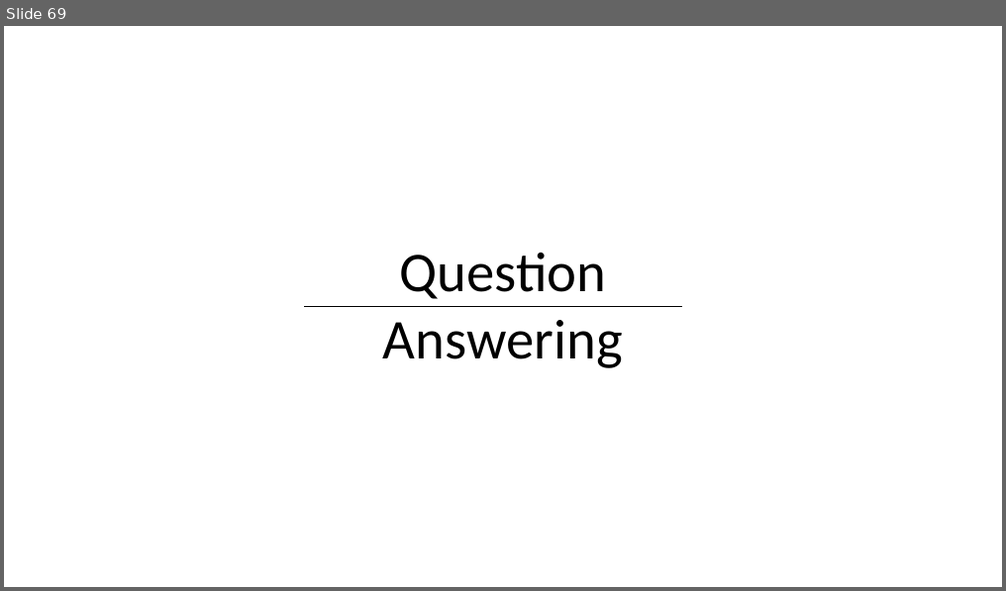
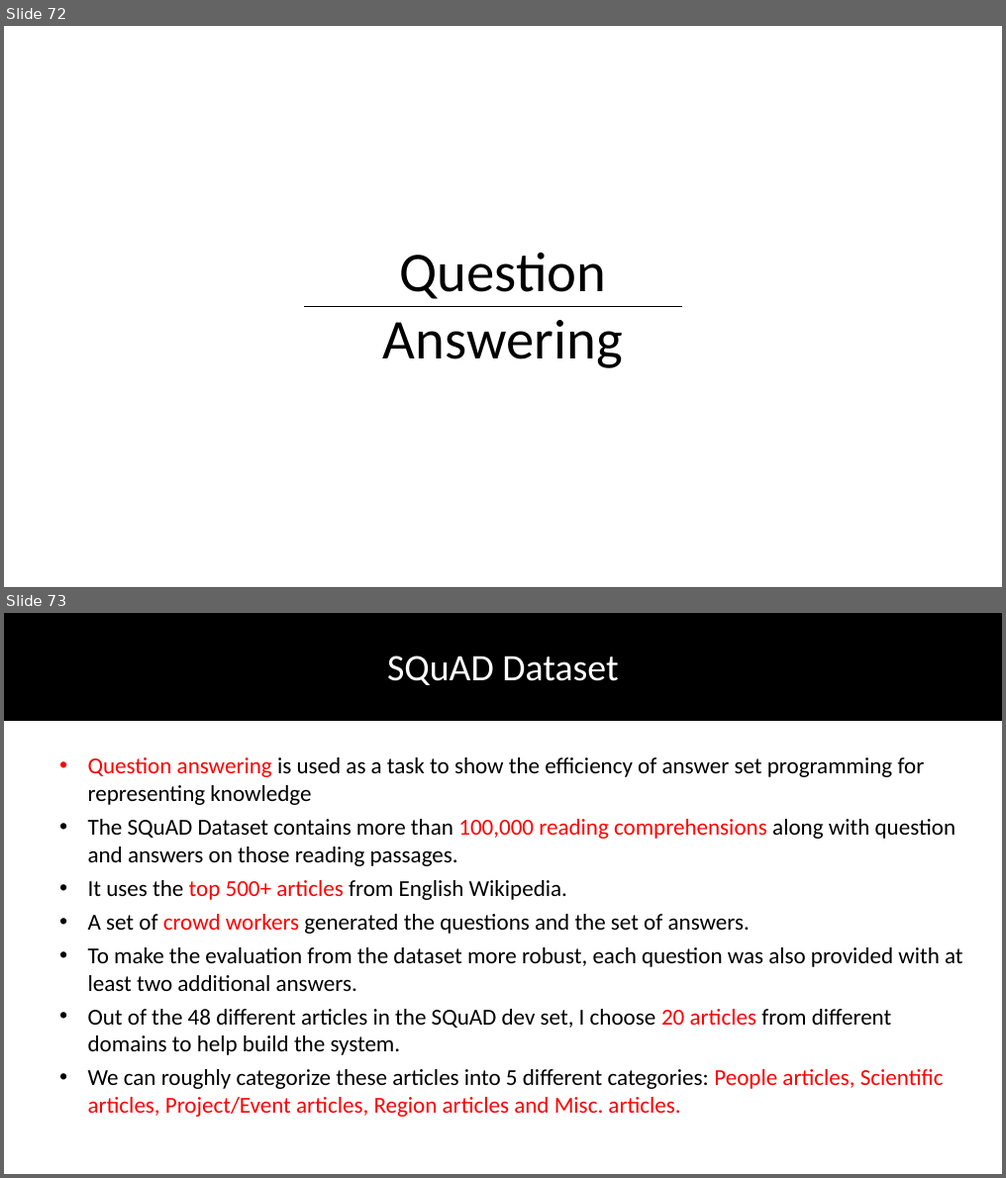
Before and after one commit to DhruvaPendharkar/thesis-project, a slide deck: Notes/ThesisPresentation.pptx. Shown one above the other, each under a label of ours: slide 69 before the commit, slides 72 and 73 after it. The pictures are 1006x591 and 1006x1178 pixels, drawn with LibreOffice and Linux fonts; fonts in the diff are those of the drawing. Boxes give left, top, right and bottom in pixels: in the first picture for what was removed or moved away, otherwise in the second. Text is boxed around its words. In the diff, an @@ line names an element or a change of style, - is before the commit and + after.

```diff
--- a/Notes/ThesisPresentation.pptx
+++ b/Notes/ThesisPresentation.pptx
@@ slide 73 added at (4,613,1002,1174), background #FFFFFF @@
@@ rectangle added at (4,613,1002,720), fill #000000, outline #000000 1 pt @@
@@ text added at (387,656,618,685), 36 pt, text #FFFFFF @@
+SQuAD Dataset
@@ text added at (88,758,963,1117), 22 pt, text #000000 @@
+• Question answering is used as a task to show the efficiency of answer set programming for representing knowledge
+• The SQuAD Dataset contains more than 100,000 reading comprehensions along with question and answers on those reading passages.
+• It uses the top 500+ articles from English Wikipedia.
+• A set of crowd workers generated the questions and the set of answers.
+• To make the evaluation from the dataset more robust, each question was also provided with at least two additional answers.
+• Out of the 48 different articles in the SQuAD dev set, I choose 20 articles from different domains to help build the system.
+• We can roughly categorize these articles into 5 different categories: People articles, Scientific articles, Project/Event articles, Region articles and Misc. articles.
@@ what was slide 69 is now slide 72 @@
```
Also in this commit, not shown: 1 slide changed, 8 other slides added.
